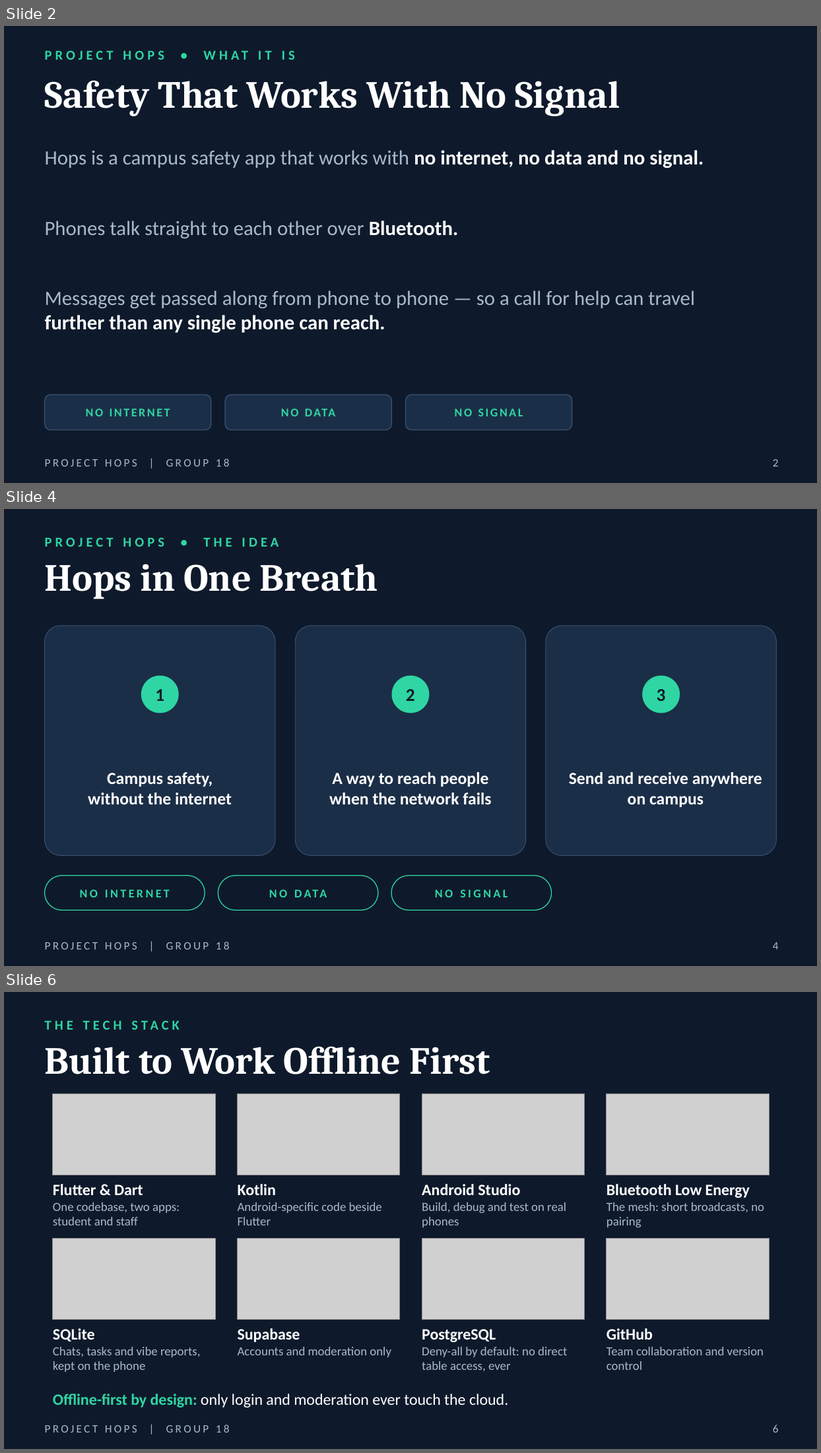
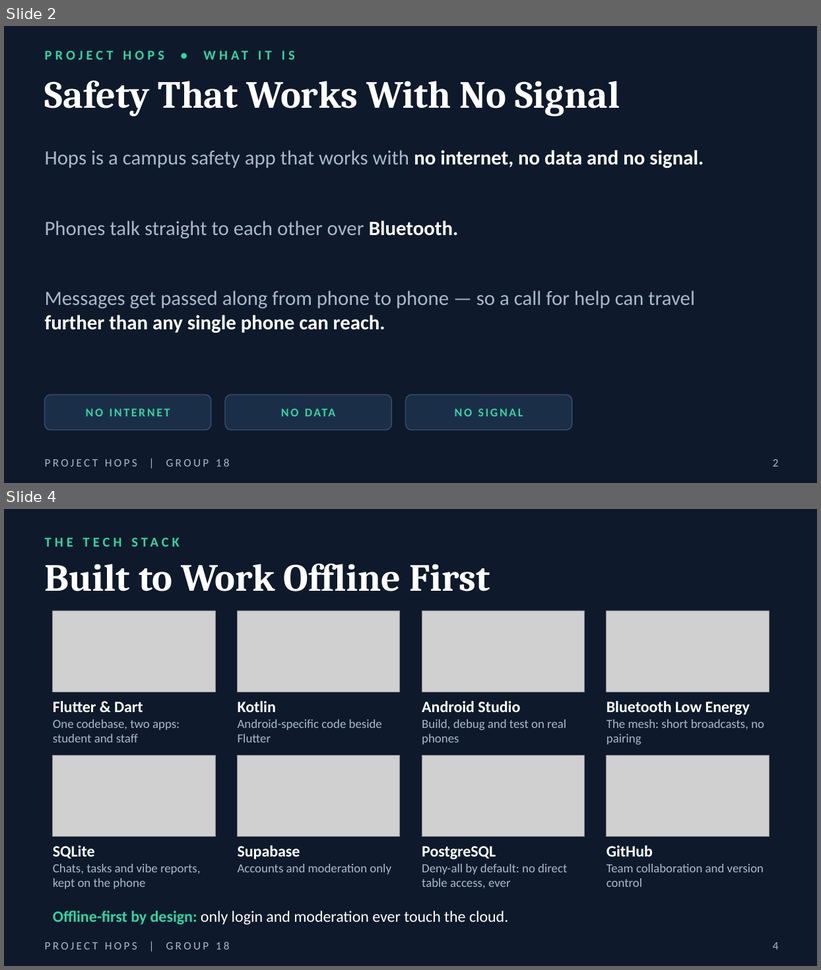
Before and after one commit to victorSam-Ehumadu/Hops_Project, a slide deck: docs/Project_Hops_-_Group_18_Engineering_Deck_v2.pptx. Shown one above the other, each under a label of ours: slides 2, 4 and 6 before the commit, slides 2 and 4 after it; the slides between them are not shown. The pictures are 821x1453 and 821x970 pixels, drawn with LibreOffice and Linux fonts; fonts in the diff are those of the drawing; grey boxes stand for pictures; background and template pictures are left out. Boxes give left, top, right and bottom in pixels: in the first picture for what was removed or moved away, otherwise in the second. Text is boxed around its words. In the diff, an @@ line names an element or a change of style, - is before the commit and + after.

```diff
--- a/docs/Project_Hops_-_Group_18_Engineering_Deck_v2.pptx
+++ b/docs/Project_Hops_-_Group_18_Engineering_Deck_v2.pptx
@@ slide 4 removed at (4,509,817,966), background #0E1A2B; not listed: 1 template element that a slide beside it also shows @@
@@ text removed at (45,537,279,547) @@
-PROJECT HOPS • THE IDEA
@@ text removed at (45,564,378,599) @@
-Hops in One Breath
@@ rounded rectangle removed at (45,626,275,855) @@
@@ rounded rectangle removed at (296,626,526,855) @@
@@ rounded rectangle removed at (547,626,777,855) @@
@@ ellipse removed at (142,676,178,713) @@
@@ ellipse removed at (393,676,429,713) @@
@@ ellipse removed at (644,676,680,713) @@
@@ text removed at (155,689,164,701) @@
-1
@@ text removed at (406,689,415,701) @@
-2
@@ text removed at (657,689,666,701) @@
-3
@@ text removed at (88,772,232,805) @@
-Campus safety,
-without the internet
@@ text removed at (329,772,491,805) @@
-A way to reach people when the network fails
@@ text removed at (569,772,762,807) @@
-Send and receive anywhere on campus
@@ rounded rectangle removed at (45,875,205,910) @@
@@ rounded rectangle removed at (218,875,378,910) @@
@@ text removed at (218,875,378,910) @@
-NO DATA
@@ rounded rectangle removed at (391,875,551,910) @@
@@ text removed at (80,890,170,898) @@
-NO INTERNET
@@ text removed at (435,890,508,898) @@
-NO SIGNAL
@@ page number removed at (773,943,779,950) @@
-4
@@ what was slide 6 is now slide 4 @@
@@ page number at (773,943,779,950): text changed @@
-6
+4
```
Also in this commit, not shown: 1 slide changed, 3 other slides removed, 1 other file.
